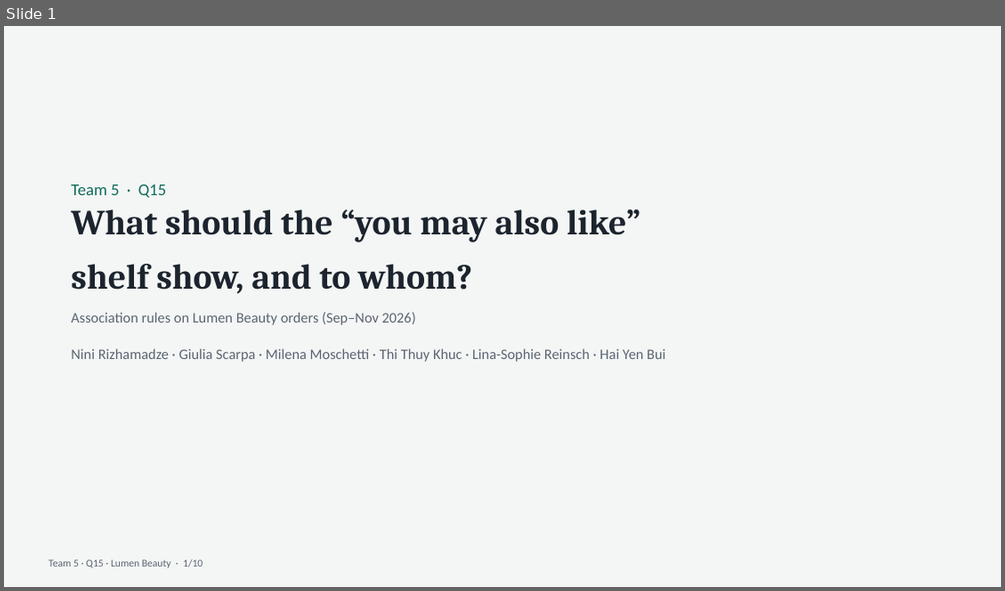
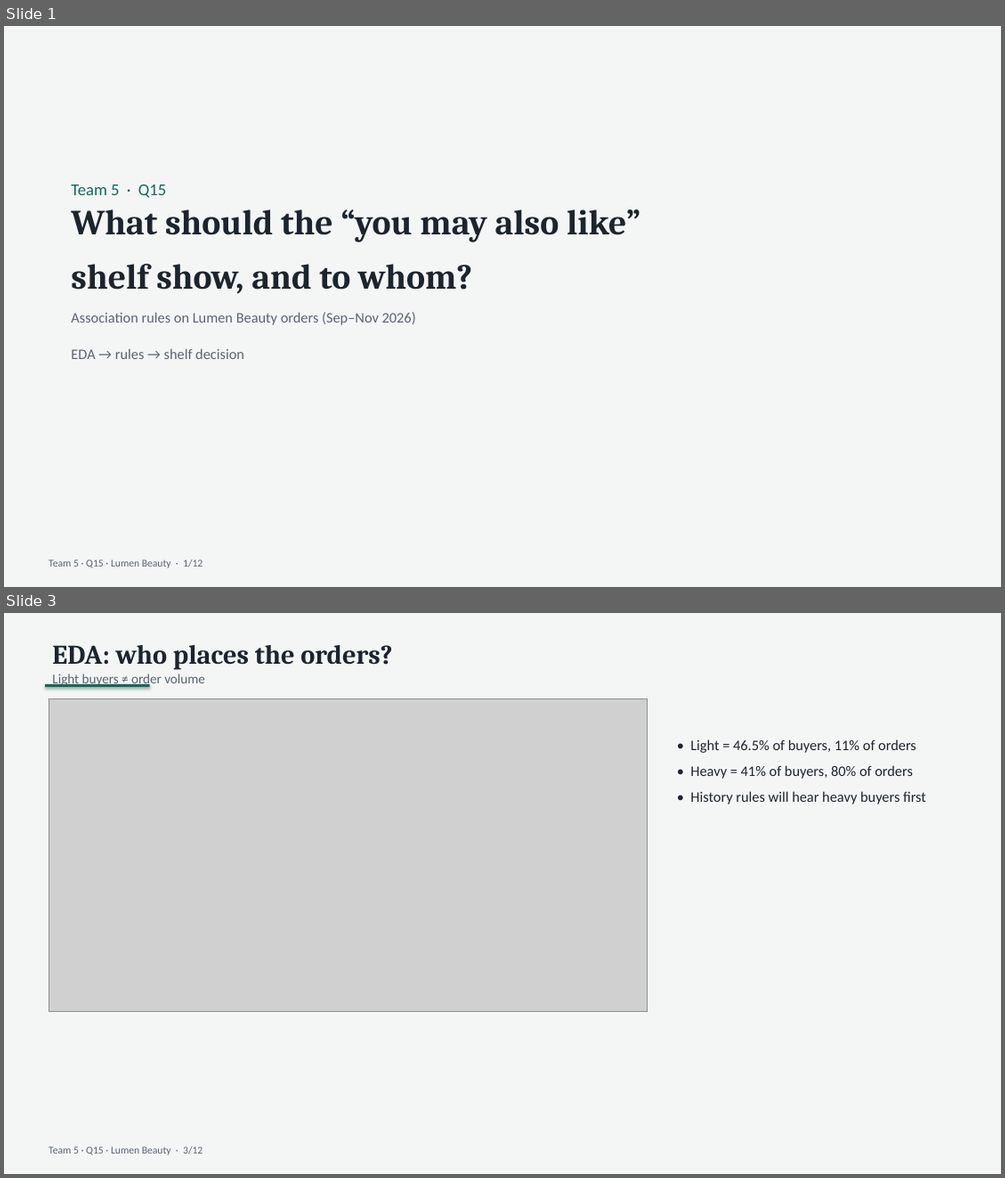
Before and after one commit to N1Rizhka/New-Media-Technology-and-Analytics---Final-Project, a slide deck: deliverables/Team5_Q15_pitch.pptx. Shown one above the other, each under a label of ours: slide 1 before the commit, slides 1 and 3 after it; the slides between them are not shown. The pictures are 1005x591 and 1005x1178 pixels, drawn with LibreOffice and Linux fonts; fonts in the diff are those of the drawing; grey boxes stand for pictures. Boxes give left, top, right and bottom in pixels: in the first picture for what was removed or moved away, otherwise in the second. Text is boxed around its words. In the diff, an @@ line names an element or a change of style, - is before the commit and + after.

```diff
--- a/deliverables/Team5_Q15_pitch.pptx
+++ b/deliverables/Team5_Q15_pitch.pptx
@@ slide 3 added at box(4, 613, 1001, 1174), background #FFFFFF @@
@@ rectangle added at box(4, 613, 1001, 1174), fill #F4F6F5 @@
@@ text added at box(52, 645, 392, 688), 26 pt, text #1C242E, bold @@
+EDA: who places the orders?
+Light buyers ≠ order volume
@@ rectangle added at box(45, 684, 150, 687), fill #0F6B5C @@
@@ picture added at box(48, 699, 647, 1012) @@
@@ text added at box(690, 739, 926, 804), 14 pt, text #1C242E @@
+• Light = 46.5% of buyers, 11% of orders
+• Heavy = 41% of buyers, 80% of orders
+• History rules will hear heavy buyers first
@@ text added at box(48, 1146, 202, 1155), 10 pt, text #5A6472 @@
+Team 5 · Q15 · Lumen Beauty · 3/12
@@ slide 1 changed as well @@
@@ text at box(71, 312, 416, 359): text changed @@
-Association rules on Lumen Beauty orders (Sep–Nov 2026)
-Nini Rizhamadze · Giulia Scarpa · Milena Moschetti · Thi Thuy Khuc · Lina-Sophie Reinsch · Hai Yen Bui
+Association rules on Lumen Beauty orders (Sep–Nov 2026)
+EDA → rules → shelf decision
@@ text at box(48, 559, 202, 568): text changed @@
-Team 5 · Q15 · Lumen Beauty · 1/10
+Team 5 · Q15 · Lumen Beauty · 1/12
```
Also in this commit, not shown: 6 other slides changed, 4 other slides added, 3 slides removed, 18 other files.
